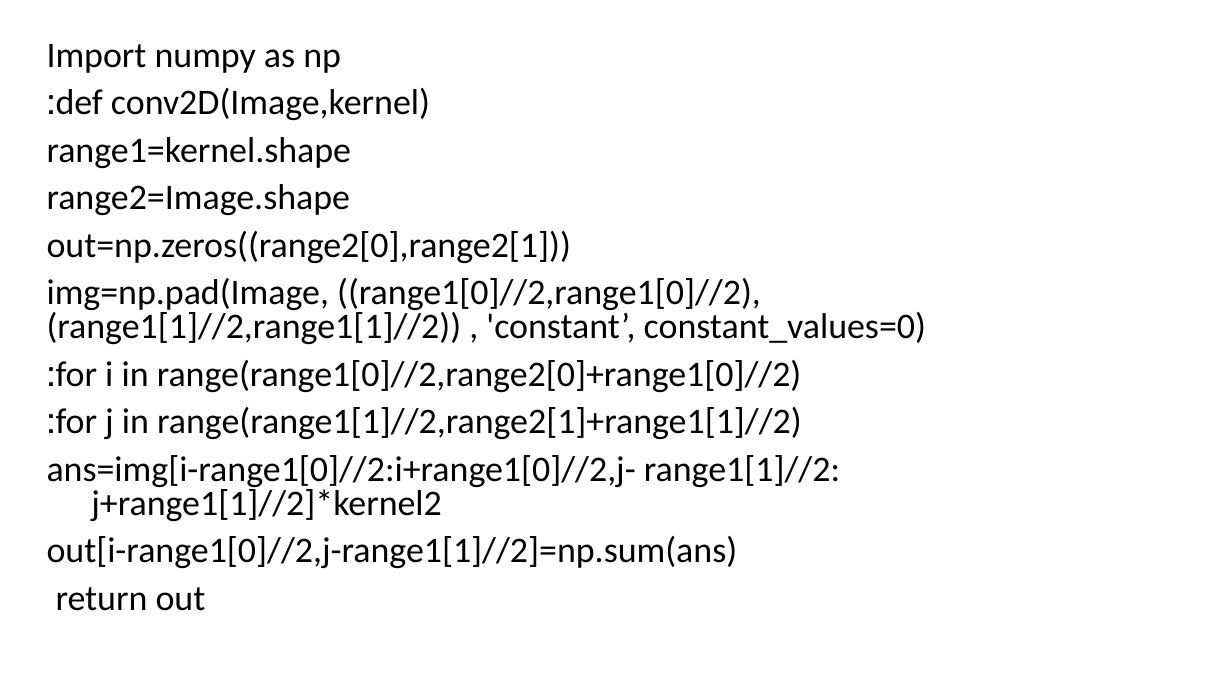
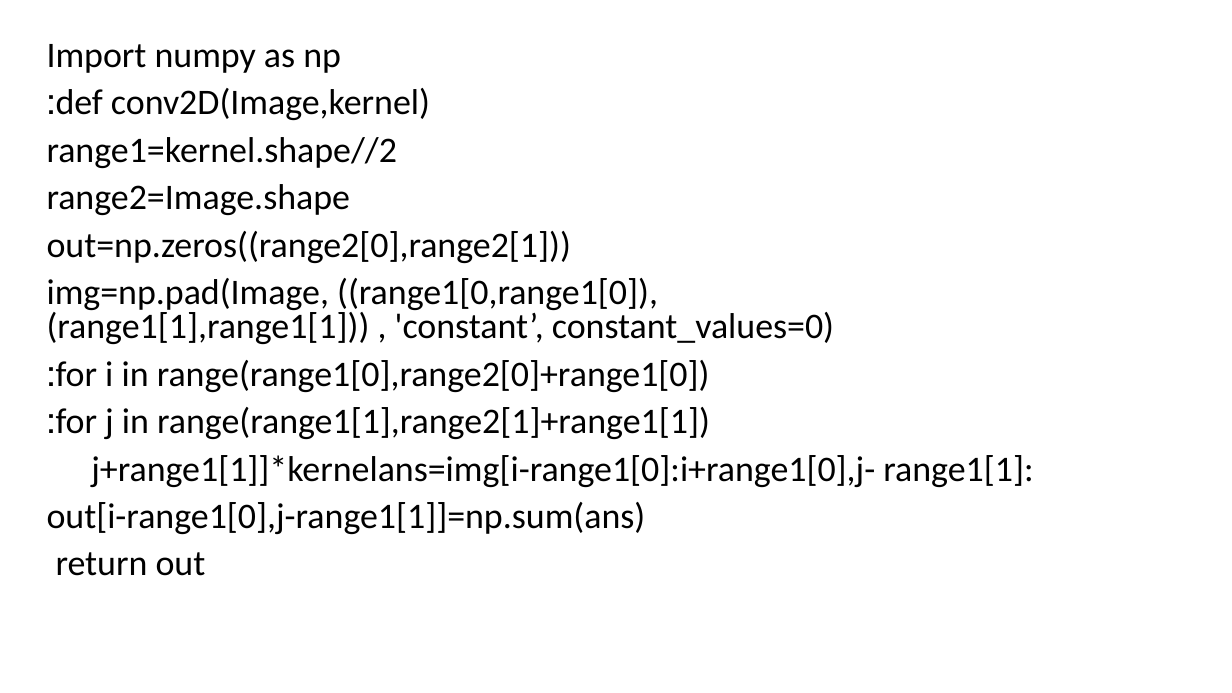
Before and after one commit to benyamindarmoni/Edge-Detection, a slide deck: slide 14 of מצגת.pptx (slide 13 before the commit). Drawn at 1232x693 pixels with LibreOffice and Linux fonts; fonts in the diff are those of the drawing. Boxes give left, top, right and bottom in pixels: in the first picture for what was removed or moved away, otherwise in the second. Text is boxed around its words. In the diff, an @@ line names an element or a change of style, - is before the commit and + after.

```diff
--- a/מצגת.pptx
+++ b/מצגת.pptx
@@ text at <box>47,137,397,168</box>: text changed @@
-range1=kernel.shape
+range1=kernel.shape//2
@@ text at <box>47,278,1033,534</box>: text changed @@
-img=np.pad(Image, ((range1[0]//2,range1[0]//2), (range1[1]//2,range1[1]//2)) , 'constant’, constant_values=0)
-for i in range(range1[0]//2,range2[0]+range1[0]//2):
-for j in range(range1[1]//2,range2[1]+range1[1]//2):
-ans=img[i-range1[0]//2:i+range1[0]//2,j- range1[1]//2: j+range1[1]//2]*kernel2
-out[i-range1[0]//2,j-range1[1]//2]=np.sum(ans)
+img=np.pad(Image, ((range1[0,range1[0]), (range1[1],range1[1])) , 'constant’, constant_values=0)
+for i in range(range1[0],range2[0]+range1[0]):
+for j in range(range1[1],range2[1]+range1[1]):
+ans=img[i-range1[0]:i+range1[0],j- range1[1]: j+range1[1]]*kernel
+out[i-range1[0],j-range1[1]]=np.sum(ans)
```
Also in this commit, not shown: 13 other slides changed, 23 slides added, 10 slides removed.
